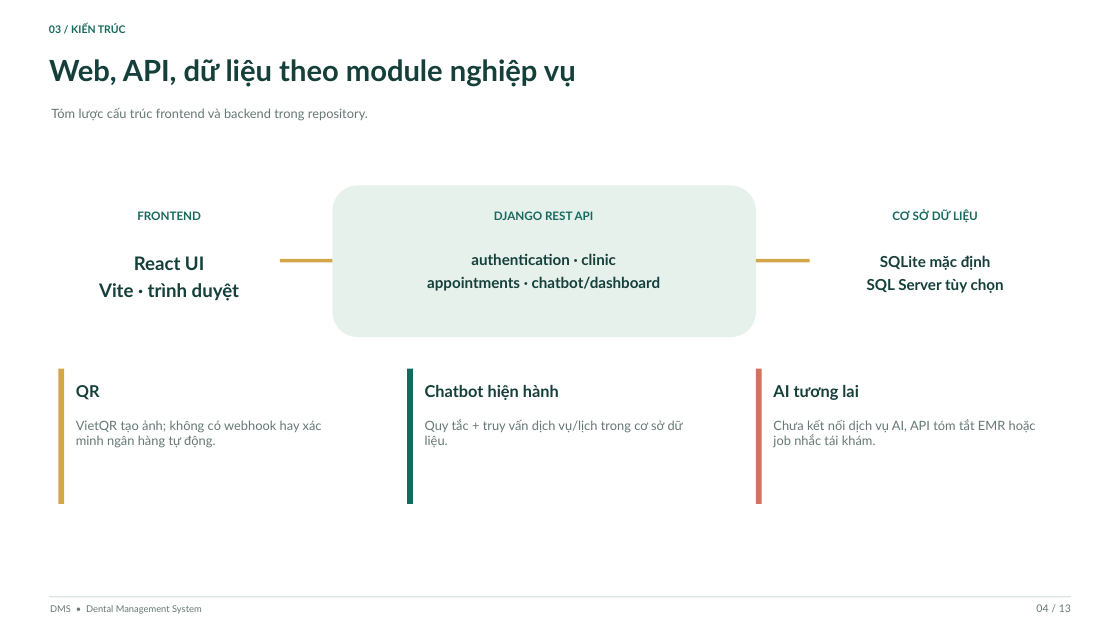
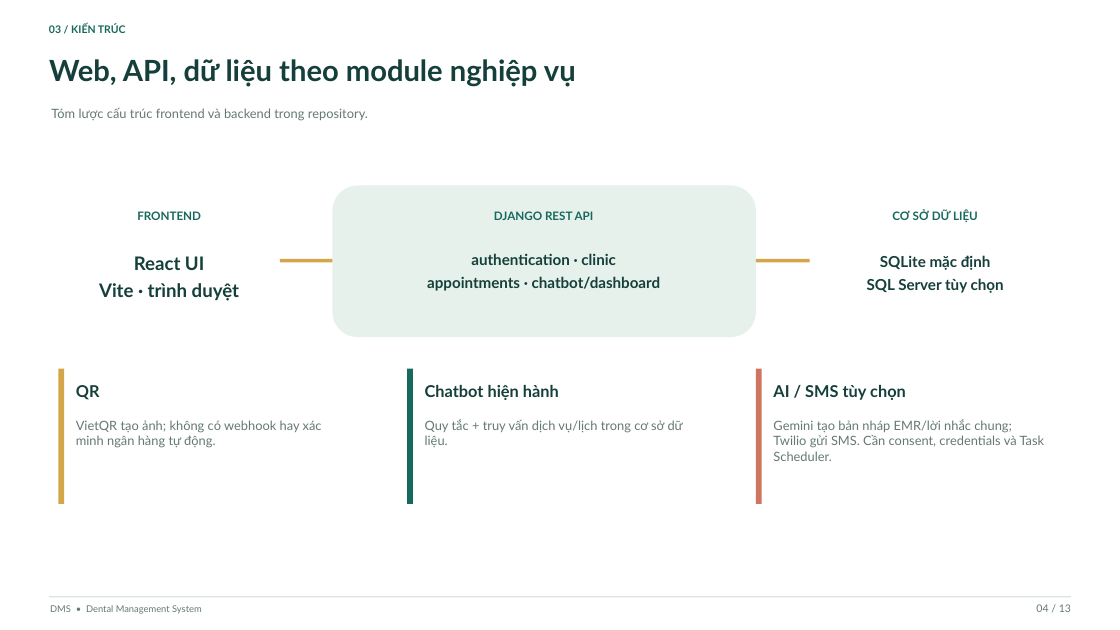
Before and after one commit to tuuyengb06/dental-clinic-system, a slide deck: slide 4 of docs/project-presentation.pptx. Drawn at 1120x630 pixels with LibreOffice and Linux fonts; fonts in the diff are those of the drawing. Boxes give left, top, right and bottom in pixels: in the first picture for what was removed or moved away, otherwise in the second. Text is boxed around its words. In the diff, an @@ line names an element or a change of style, - is before the commit and + after.

```diff
--- a/docs/project-presentation.pptx
+++ b/docs/project-presentation.pptx
@@ text at (773, 385, 906, 400): text changed @@
-AI tương lai
+AI / SMS tùy chọn
@@ text at (773, 419, 1045, 448): text changed @@
-Chưa kết nối dịch vụ AI, API tóm tắt EMR hoặc job nhắc tái khám.
+Gemini tạo bản nháp EMR/lời nhắc chung; Twilio gửi SMS. Cần consent, credentials và Task Scheduler.
```
Also in this commit, not shown: 7 other slides changed, 21 other files.
